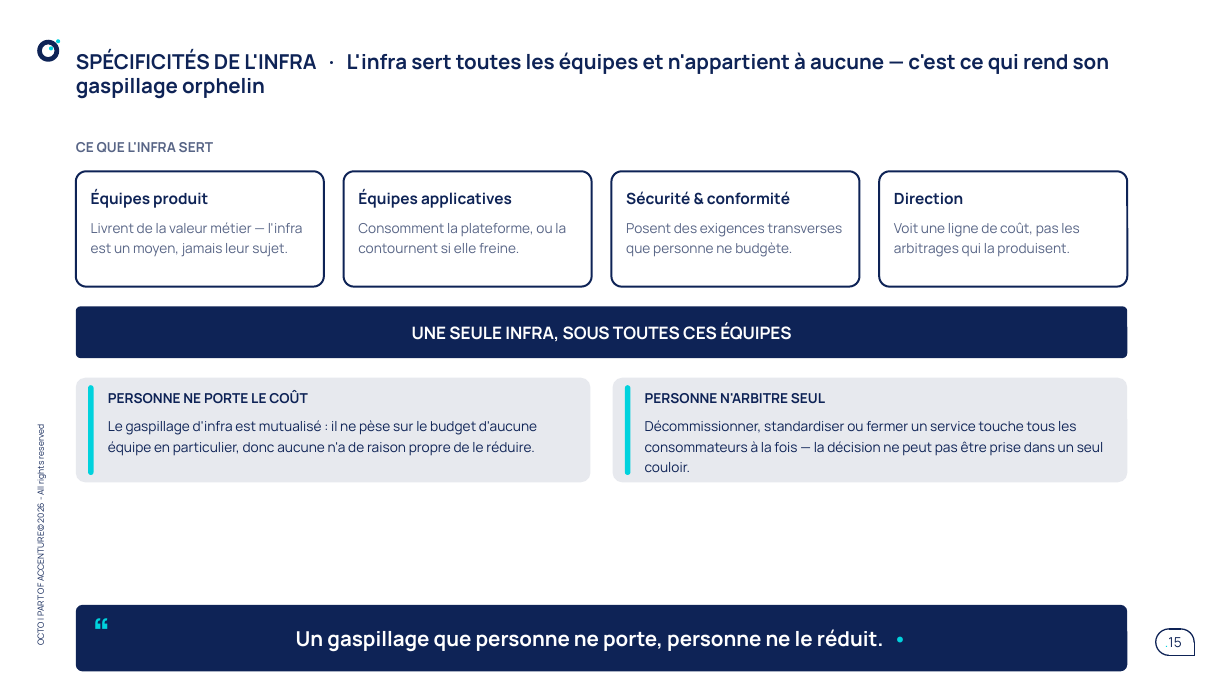
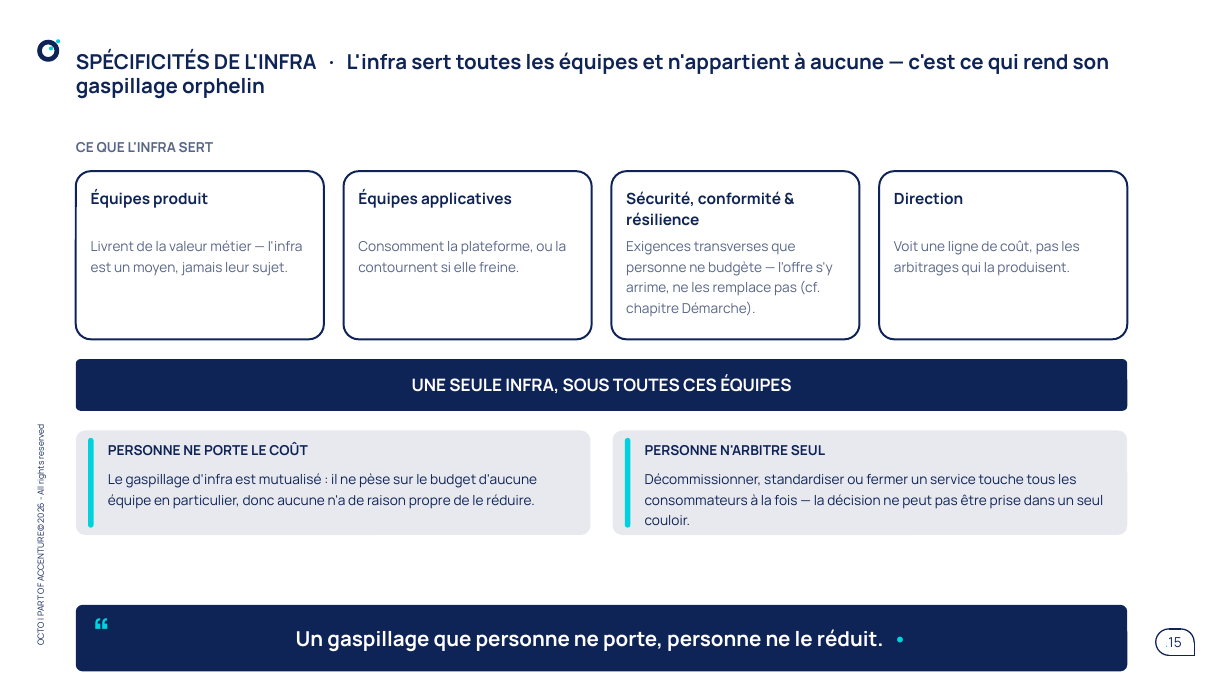
Before and after one commit to claudecamus-dot/Vscode3, a slide deck: slide 15 of docs/cadrage-ppt/bmad-iap-cadrage-synthese.pptx. Drawn at 1232x693 pixels with LibreOffice and Linux fonts; fonts in the diff are those of the drawing. Boxes give left, top, right and bottom in pixels: in the first picture for what was removed or moved away, otherwise in the second. Text is boxed around its words. In the diff, an @@ line names an element or a change of style, - is before the commit and + after.

```diff
--- a/docs/cadrage-ppt/bmad-iap-cadrage-synthese.pptx
+++ b/docs/cadrage-ppt/bmad-iap-cadrage-synthese.pptx
@@ rounded rectangle: place and size @@
-rounded rectangle at (75,171,323,287)
+rounded rectangle at (75,171,323,339)
@@ rounded rectangle: place and size @@
-rounded rectangle at (344,171,591,287)
+rounded rectangle at (344,171,591,339)
@@ rounded rectangle: place and size @@
-rounded rectangle at (611,171,859,287)
+rounded rectangle at (611,171,859,339)
@@ rounded rectangle: place and size @@
-rounded rectangle at (880,171,1127,287)
+rounded rectangle at (880,171,1127,339)
@@ text at (626,191,781,226): text changed @@
-Sécurité & conformité
+Sécurité, conformité & résilience
@@ text "Livrent de la valeur métier ...": place and size @@
-text "Livrent de la valeur métier ..." at (91,222,303,257)
+text "Livrent de la valeur métier ..." at (91,240,303,276)
@@ text "Consomment la plateforme, ou la ...": place and size @@
-text "Consomment la plateforme, ou la ..." at (358,223,566,253)
+text "Consomment la plateforme, ou la ..." at (358,241,566,272)
@@ text "Voit une ligne de coût, ...": place and size @@
-text "Voit une ligne de coût, ..." at (894,222,1079,257)
+text "Voit une ligne de coût, ..." at (894,240,1079,276)
@@ text at (626,241,833,316): text changed @@
-Posent des exigences transverses que personne ne budgète.
+Exigences transverses que personne ne budgète — l'offre s'y arrime, ne les remplace pas (cf. chapitre Démarche).
@@ 5 rounded rectangles, 1 text: place and size @@
-5 rounded rectangles, 1 text at (75,307,1127,483)
+5 rounded rectangles, 1 text at (75,359,1127,535)
@@ 4 texts: place and size @@
-4 texts at (108,390,1104,472)
+4 texts at (108,442,1104,525)
```
Also in this commit, not shown: 2 other slides changed, 1 slide added, 2 other files.
